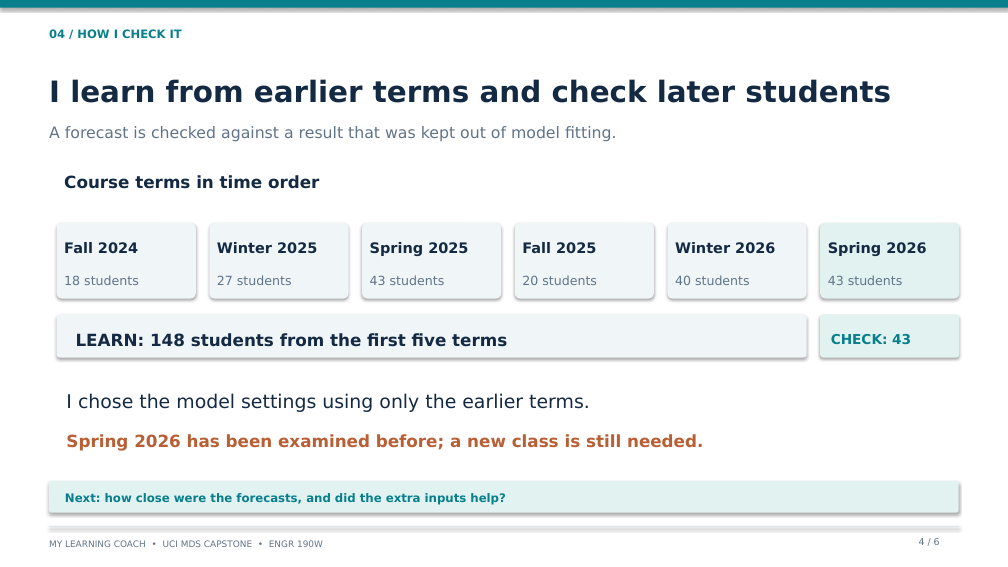
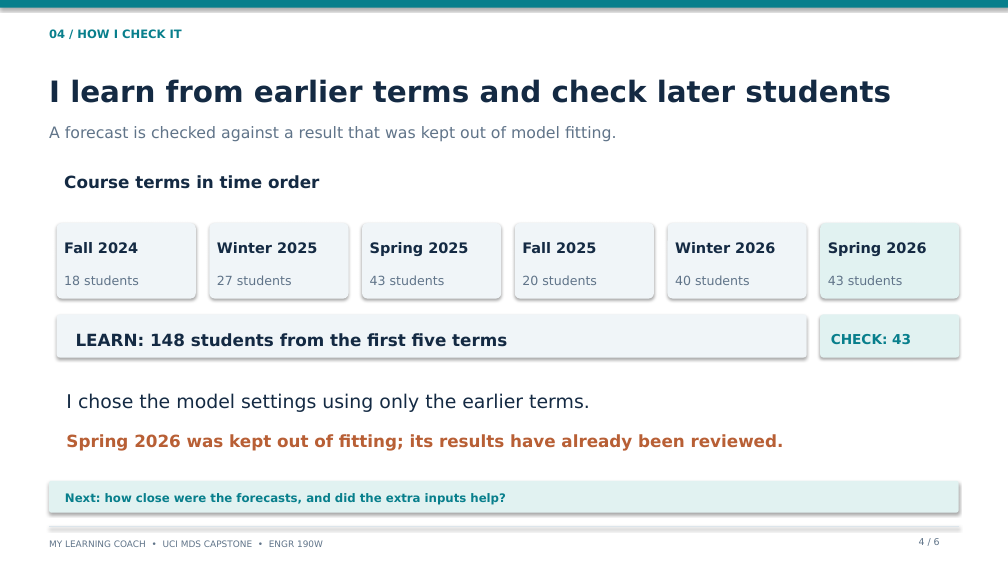
Before and after one commit to ayaan-27/UCI_Capstone_Project, a slide deck: slide 4 of MLC_technical_presentation.pptx. Drawn at 1008x567 pixels with LibreOffice and Linux fonts; fonts in the diff are those of the drawing. Boxes give left, top, right and bottom in pixels: in the first picture for what was removed or moved away, otherwise in the second. Text is boxed around its words. In the diff, an @@ line names an element or a change of style, - is before the commit and + after.

```diff
--- a/MLC_technical_presentation.pptx
+++ b/MLC_technical_presentation.pptx
@@ text at [66, 434, 784, 451]: text changed @@
-Spring 2026 has been examined before; a new class is still needed.
+Spring 2026 was kept out of fitting; its results have already been reviewed.
```
Also in this commit, not shown: 2 other slides changed, 4 other files.
